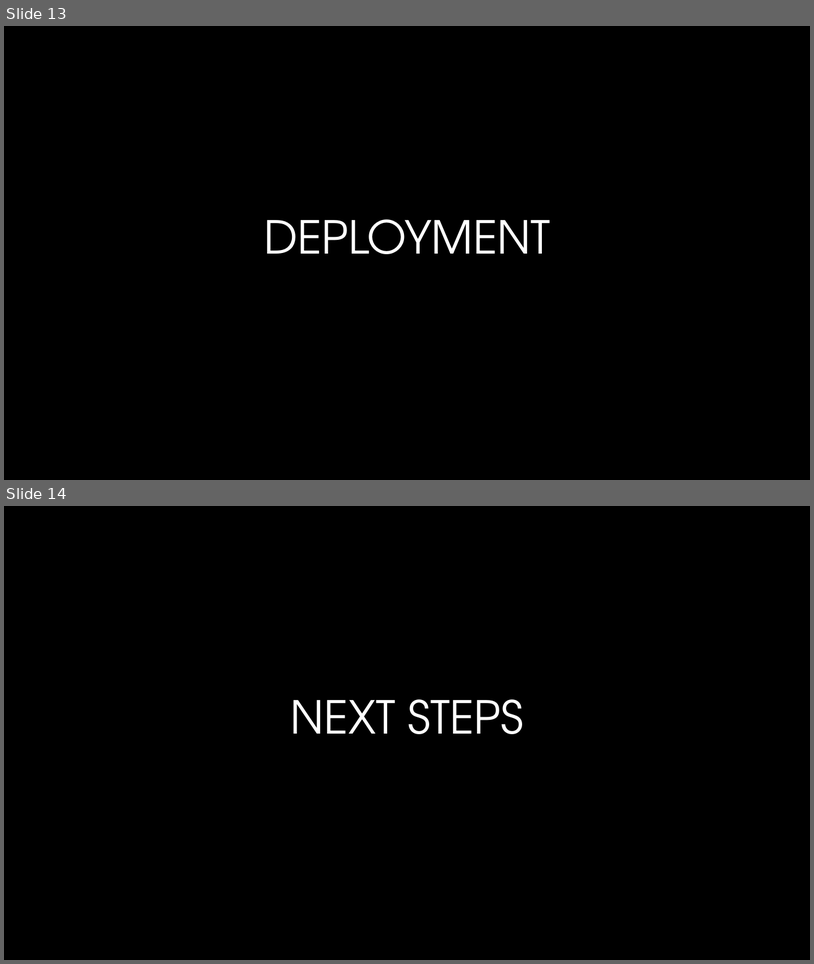
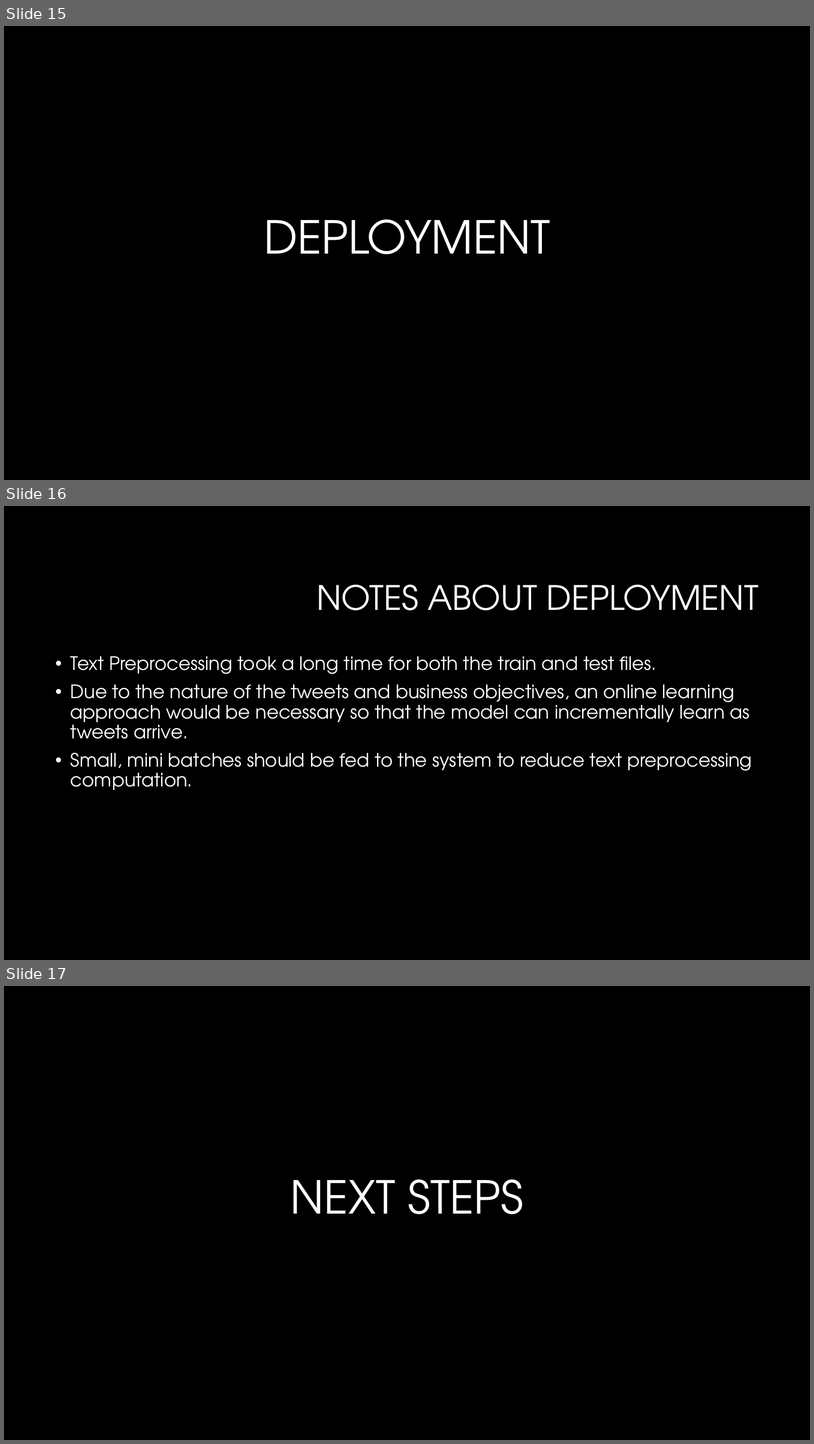
Before and after one commit to megancusey/DataScienceProjects, a slide deck: MDS 564 - Twitter NLP Text Analysis/Client Presentation.pptx. Shown one above the other, each under a label of ours: slides 13 and 14 before the commit, slides 15, 16 and 17 after it. The pictures are 814x964 and 814x1444 pixels, drawn with LibreOffice and Linux fonts; fonts in the diff are those of the drawing; background and template pictures are left out. Boxes give left, top, right and bottom in pixels: in the first picture for what was removed or moved away, otherwise in the second. Text is boxed around its words. In the diff, an @@ line names an element or a change of style, - is before the commit and + after.

```diff
--- a/MDS 564 - Twitter NLP Text Analysis/Client Presentation.pptx
+++ b/MDS 564 - Twitter NLP Text Analysis/Client Presentation.pptx
@@ slide 16 added at (4, 506, 810, 960), background #000000 @@
@@ title added at (317, 585, 759, 610), 40 pt, text #FFFFFF @@
+NOTES ABOUT DEPLOYMENT
@@ text added at (71, 656, 753, 790), 22 pt, text #FFFFFF @@
+• Text Preprocessing took a long time for both the train and test files.
+• Due to the nature of the tweets and business objectives, an online learning approach would be necessary so that the model can incrementally learn as tweets arrive.
+• Small, mini batches should be fed to the system to reduce text preprocessing computation.
@@ what was slide 13 is now slide 15 @@
@@ what was slide 14 is now slide 17 @@
```
Also in this commit, not shown: 1 slide changed, 2 other slides added, 4 other files.
